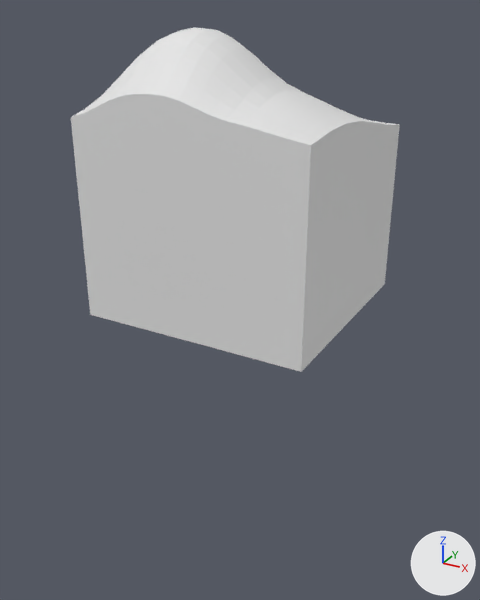
Two versions of the FBX model Assets/Meshes/GO_Handheld.fbx, one commit apart.
Rendered twice from a camera (50 mm lens) standing at (0.544, -1.014, 0.566) and looking at (0.044, -0.105, 0.112). Arrows for +X, +Y and +Z are at lower right; the lights stay in place. Where no turn or scale is listed for an object, it has been applied to the vertices.

The older version as bpy lines, for what is in view:
```python
me_cube_003 = bpy.data.meshes.new('Cube.003')
me_cube_003.from_pydata(...)  # 293 vertices, 261 faces; spans x -0.204..0.204, y -0.204..0.204, z 0.062..0.539
me_cube_003.materials.append(mat_whiteboard)  # white #e7e7e7
ob_go_dyeinbox = bpy.data.objects.new('GO_Dyeinbox', me_cube_003)
ob_go_dyeinbox.location = (0.0, 0.0, 0.0)
```
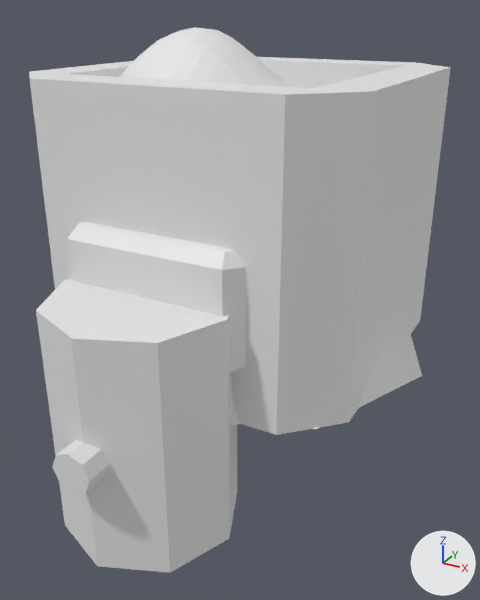
Where the newer file only moved an object's origin or applied its transform, the numbers keep the older frame.

Location of each change, [x1, y1, x2, y2] in pixels of the pictures (480 x 600 px):
'GO_PatternBox', added: after [29, 57, 451, 435]
'GO_Mallet', added: after [36, 279, 237, 573]
'Go_Brush', added: after [67, 222, 246, 425]
    faces in mat_wood (white #e7e7e7): [67, 222, 246, 376]
    faces in mat_brush (white #e7e7e7): [231, 396, 238, 425]
'GO_dyepowder', added: after [236, 334, 422, 429]
'GO_Dyeinbox', unchanged, covered by the edit: before [71, 27, 400, 372]; after [120, 27, 293, 87]

The change, as a diff of the scene's bpy script:
```diff
--- a/Assets/Meshes/GO_Handheld.fbx.py
+++ b/Assets/Meshes/GO_Handheld.fbx.py
@@ mat_brush @@
+mat_brush = principled_material('brush')
+mat_brush.base_color = (0.8, 0.8, 0.8)  # white #e7e7e7
+mat_brush.roughness = 0.553
@@ mat_wood @@
+mat_wood = principled_material('wood')
+mat_wood.base_color = (0.8, 0.8, 0.8)  # white #e7e7e7
+mat_wood.roughness = 0.553
@@ me_cube_001 @@
+me_cube_001.from_pydata(...)  # 80 vertices, 68 faces; spans x -0.199..0.199, y -0.314..0.314, z 0.0..0.276
+# faces by material slot: [54, 14]
+me_cube_001.materials.append(mat_wood)  # white #e7e7e7
+me_cube_001.materials.append(mat_brush)  # white #e7e7e7
@@ me_cube_002 @@
+me_cube_002.from_pydata(...)  # 36 vertices, 30 faces; spans x -0.282..0.282, y -0.282..0.282, z 0.0..0.474
+me_cube_002.materials.append(mat_wood)  # white #e7e7e7
@@ me_cone @@
+me_cone.from_pydata(...)  # 193 vertices, 153 faces; spans x -0.308..0.342, y -0.336..0.314, z 0.0..0.207
+me_cone.materials.append(mat_whiteboard)  # white #e7e7e7
@@ me_cylinder @@
+me_cylinder.from_pydata(...)  # an 8-sided cylinder along y spanning x -0.032..0.032, y -0.492..0.271, z -0.034..0.031; an 8-sided cylinder along z spanning x -0.143..0.143, y -0.462..-0.176, z -0.19..0.187
+me_cylinder.materials.append(mat_wood)  # white #e7e7e7
@@ ob_go_brush @@
+ob_go_brush = bpy.data.objects.new('Go_Brush', me_cube_001)
+ob_go_brush.location = (0.0, 0.0, 0.0)
@@ ob_go_patternbox @@
+ob_go_patternbox = bpy.data.objects.new('GO_PatternBox', me_cube_002)
+ob_go_patternbox.location = (0.0, 0.0, 0.0)
@@ ob_go_dyepowder @@
+ob_go_dyepowder = bpy.data.objects.new('GO_dyepowder', me_cone)
+ob_go_dyepowder.location = (0.0, 0.0, 0.0)
@@ ob_go_mallet @@
+ob_go_mallet = bpy.data.objects.new('GO_Mallet', me_cylinder)
+ob_go_mallet.location = (0.0, 0.0, 0.0)
```
